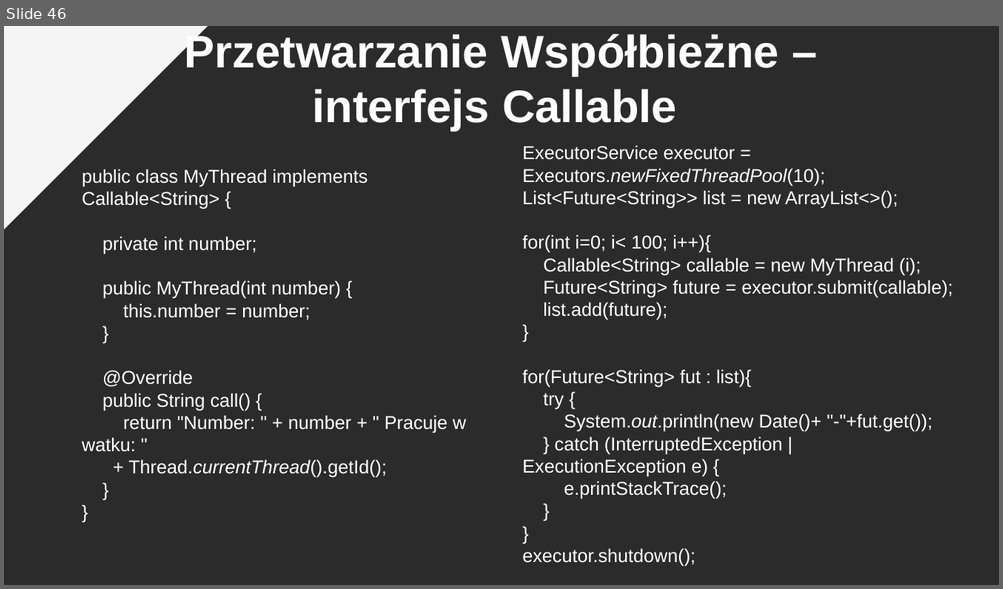
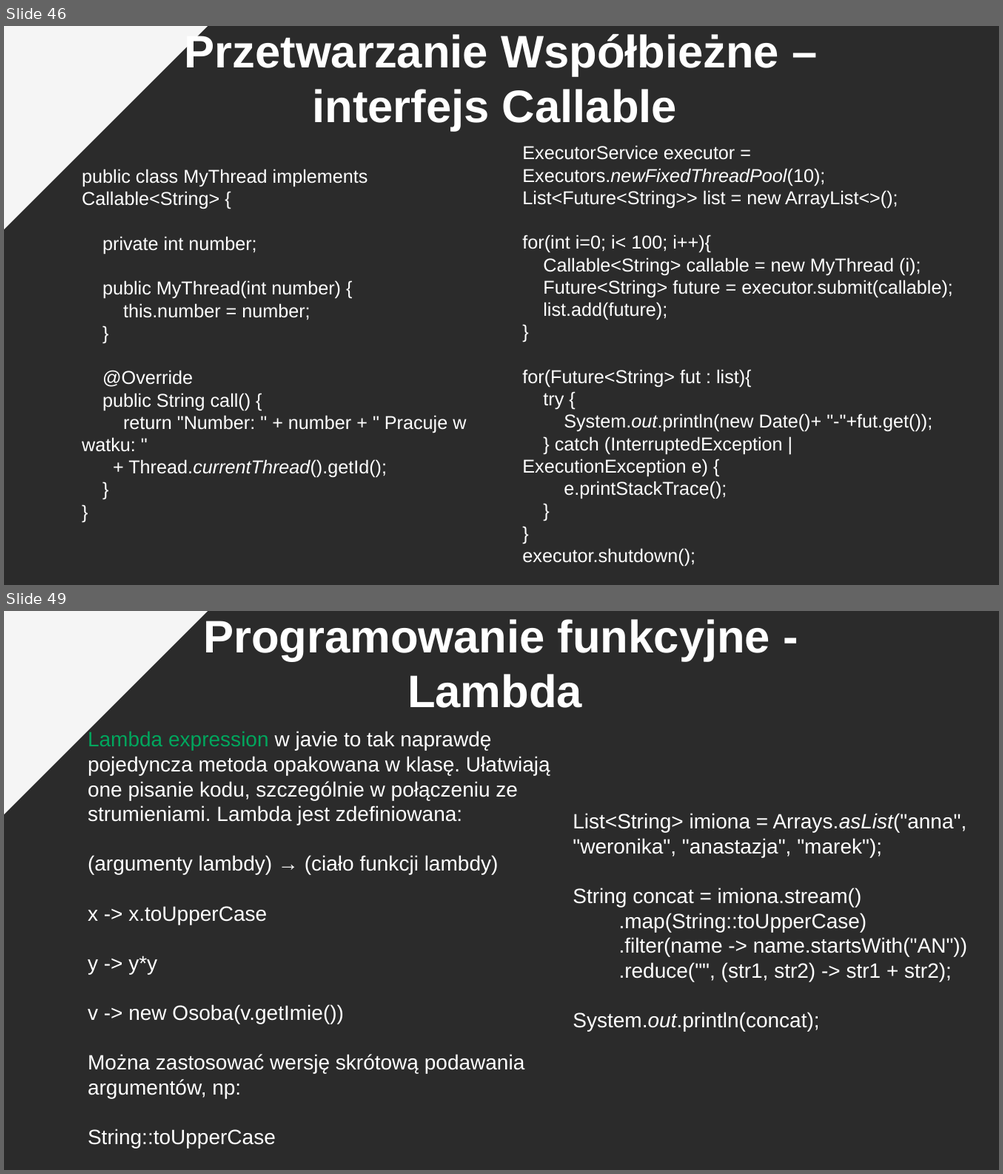
Before and after one commit to pkrajnik/WprowadzenieDoJava4Zajecia, a slide deck: WprowadzenieDoJezykaJAVA_v2_PiotrKrajnik.pptx. Shown one above the other, each under a label of ours: slide 46 before the commit, slides 46 and 49 after it; the slides between them are not shown. The pictures are 1003x589 and 1003x1174 pixels, drawn with LibreOffice and Linux fonts; fonts in the diff are those of the drawing; background and template pictures are left out; a plain dark background stands for a picture behind light text. Boxes give left, top, right and bottom in pixels: in the first picture for what was removed or moved away, otherwise in the second. Text is boxed around its words. In the diff, an @@ line names an element or a change of style, - is before the commit and + after.

```diff
--- a/WprowadzenieDoJezykaJAVA_v2_PiotrKrajnik.pptx
+++ b/WprowadzenieDoJezykaJAVA_v2_PiotrKrajnik.pptx
@@ slide 49 added at box(4, 611, 999, 1170), background picture (left out); not listed: 1 template element that a slide beside it also shows @@
@@ text added at box(203, 619, 770, 708), 44 pt, text #FFFFFF, bold @@
+Programowanie funkcyjne - Lambda
@@ text added at box(88, 731, 550, 1148), 20 pt, text #FFFFFF @@
+Lambda expression w javie to tak naprawdę pojedyncza metoda opakowana w klasę. Ułatwiają one pisanie kodu, szczególnie w połączeniu ze strumieniami. Lambda jest zdefiniowana:
+(argumenty lambdy) → (ciało funkcji lambdy)
+x -> x.toUpperCase
+y -> y*y
+v -> new Osoba(v.getImie())
+Można zastosować wersję skrótową podawania argumentów, np:
+String::toUpperCase
@@ text added at box(572, 813, 967, 1031), 20 pt, text #FFFFFF @@
+List<String> imiona = Arrays.asList("anna", "weronika", "anastazja", "marek");
+String concat = imiona.stream()
+.map(String::toUpperCase)
+.filter(name -> name.startsWith("AN"))
+.reduce("", (str1, str2) -> str1 + str2);
+System.out.println(concat);
```
Also in this commit, not shown: 2 slides changed, 3 other slides added.
